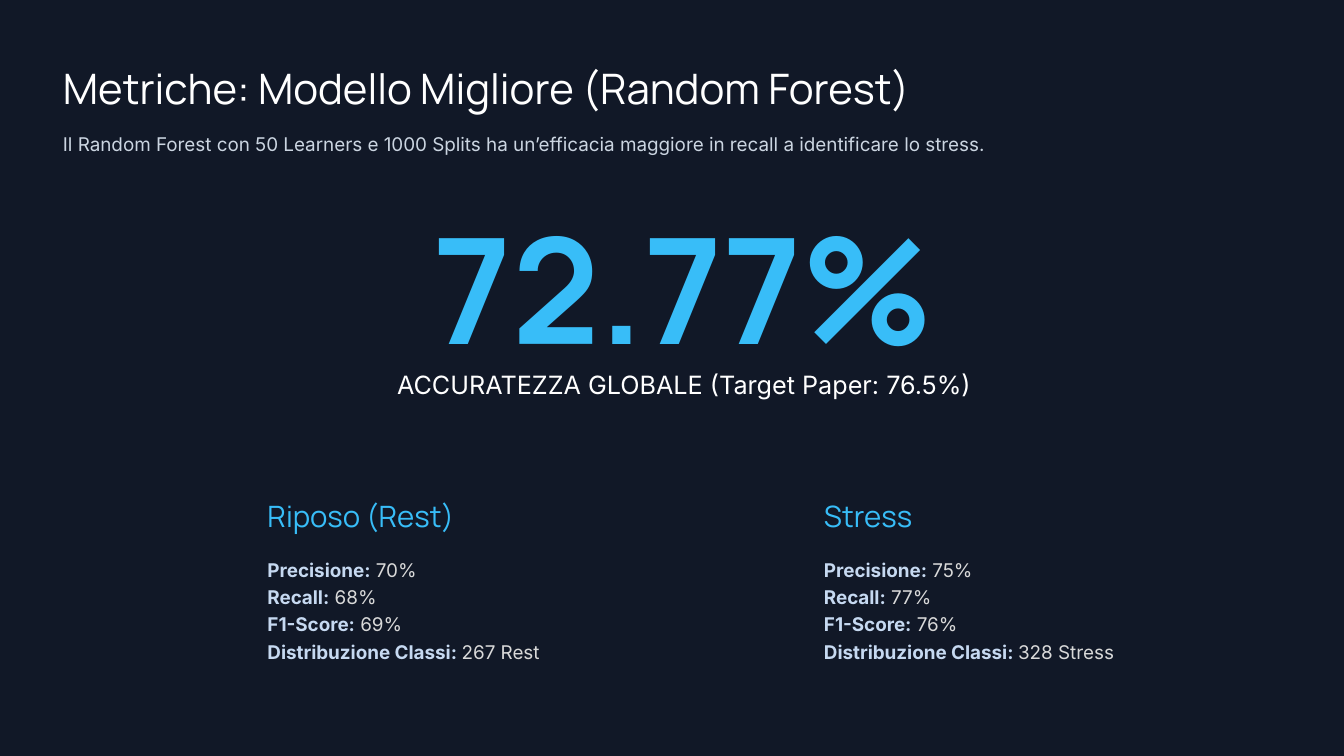
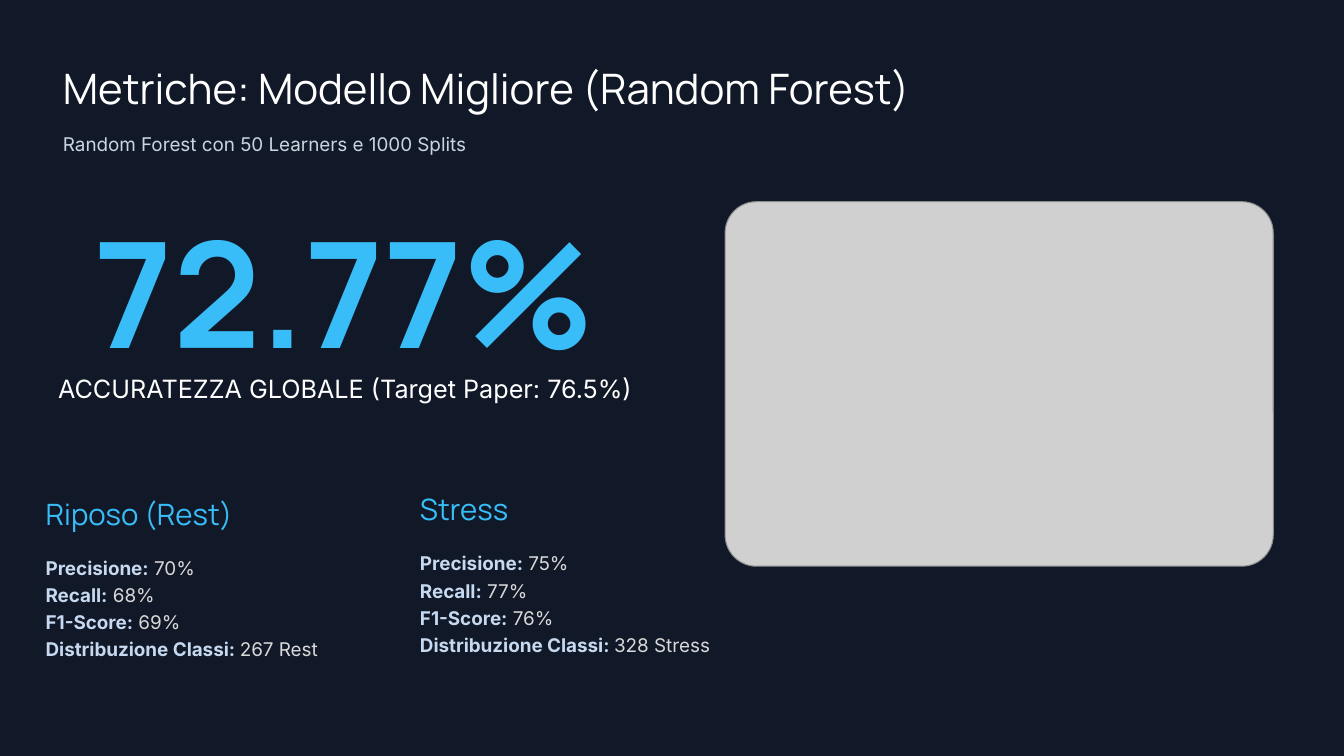
Before and after one commit to GABRYCA/ml-stress-rest, a slide deck: slide 11 of Progetto Interfacce Uomo-Macchina.pptx (slide 9 before the commit). Drawn at 1344x756 pixels with LibreOffice and Linux fonts; fonts in the diff are those of the drawing; grey boxes stand for pictures; background and template pictures are left out. Boxes give left, top, right and bottom in pixels: in the first picture for what was removed or moved away, otherwise in the second. Text is boxed around its words. In the diff, an @@ line names an element or a change of style, - is before the commit and + after.

```diff
--- a/Progetto Interfacce Uomo-Macchina.pptx
+++ b/Progetto Interfacce Uomo-Macchina.pptx
@@ text at box(63, 137, 466, 155): text changed @@
-Il Random Forest con 50 Learners e 1000 Splits ha un’efficacia maggiore in recall a identificare lo stress.
+Random Forest con 50 Learners e 1000 Splits
@@ text "72.77%": place and size @@
-text "72.77%" at box(434, 236, 934, 383)
+text "72.77%" at box(95, 240, 595, 387)
@@ picture added at box(725, 202, 1273, 567) @@
@@ text "ACCURATEZZA GLOBALE (Target Paper: 76.5%)": place and size @@
-text "ACCURATEZZA GLOBALE (Target Paper: 76.5%)" at box(397, 373, 970, 399)
+text "ACCURATEZZA GLOBALE (Target Paper: 76.5%)" at box(58, 377, 631, 403)
@@ text "Riposo (Rest)": place and size @@
-text "Riposo (Rest)" at box(267, 502, 454, 534)
+text "Riposo (Rest)" at box(46, 500, 232, 532)
@@ text "Stress": place and size @@
-text "Stress" at box(824, 505, 912, 528)
+text "Stress" at box(420, 498, 508, 521)
@@ text "Precisione: 70% Recall: 68% F1-Score: ...": place and size @@
-text "Precisione: 70% Recall: 68% F1-Score: ..." at box(267, 562, 540, 659)
+text "Precisione: 70% Recall: 68% F1-Score: ..." at box(46, 560, 318, 656)
@@ text "Precisione: 75% Recall: 77% F1-Score: ...": place and size @@
-text "Precisione: 75% Recall: 77% F1-Score: ..." at box(824, 562, 1114, 659)
+text "Precisione: 75% Recall: 77% F1-Score: ..." at box(420, 555, 710, 652)
```
Also in this commit, not shown: 1 other slide changed, 2 slides added, 9 other files.
